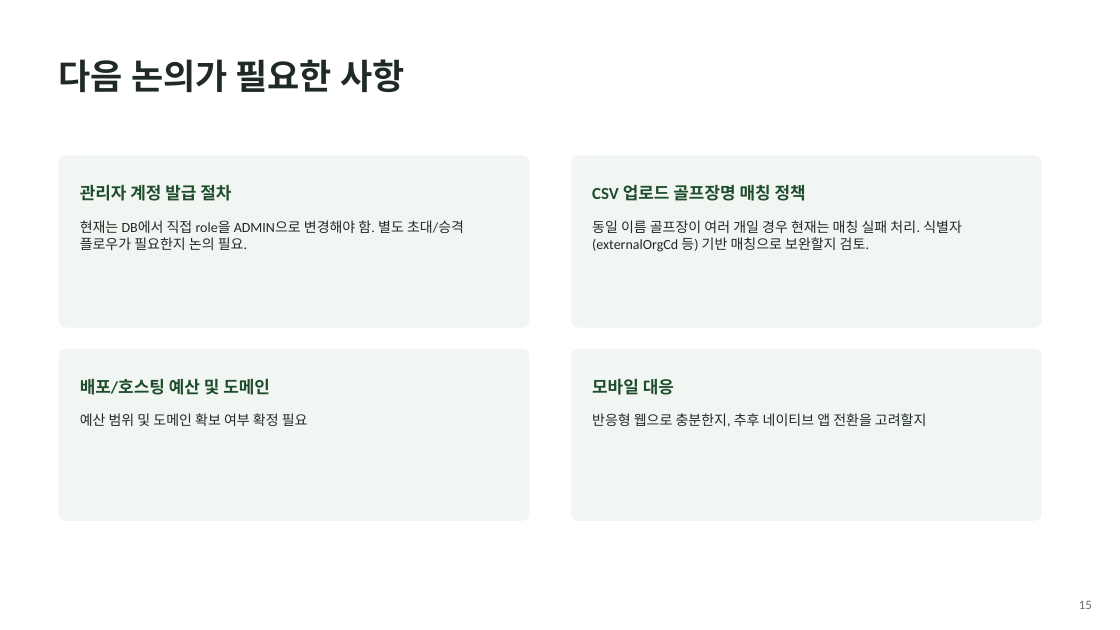
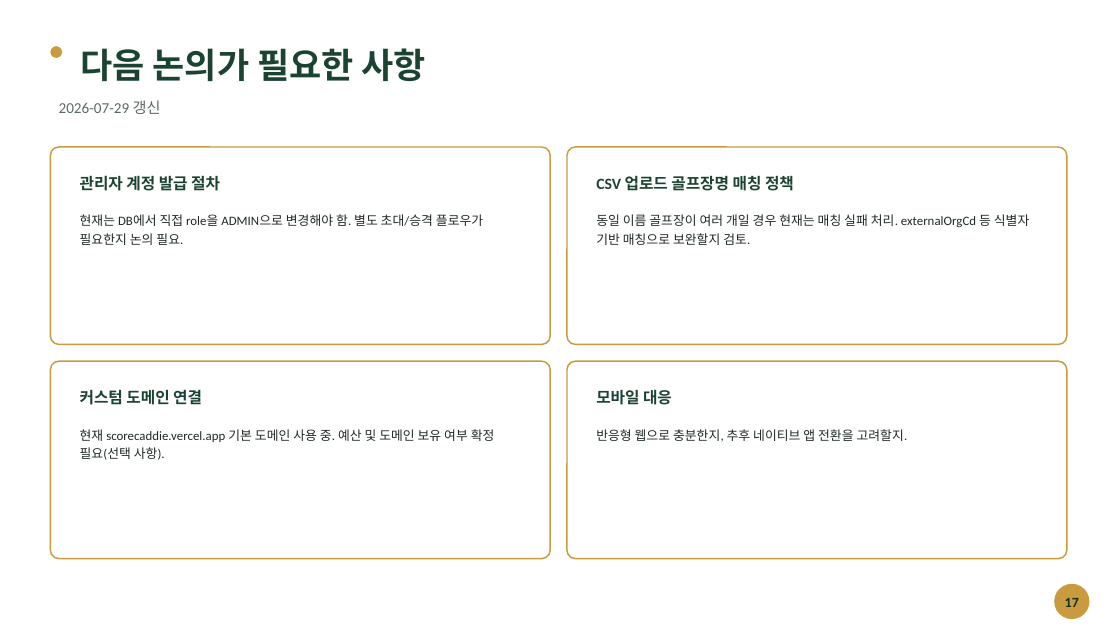
Before and after one commit to haekongpapa/scorecaddie, a slide deck: slide 17 of doc/ScoreCaddie_분석설계_요약.pptx (slide 15 before the commit). Drawn at 1120x630 pixels with LibreOffice and Linux fonts; fonts in the diff are those of the drawing. Boxes give left, top, right and bottom in pixels: in the first picture for what was removed or moved away, otherwise in the second. Text is boxed around its words. In the diff, an @@ line names an element or a change of style, - is before the commit and + after.

Commit message:
docs: 분석설계 PPT v5 전면 갱신 + pages.md/개발리스트.md 최신화
- doc/ScoreCaddie_분석설계_요약.pptx: v4(2026-07-16) 이후 2주간 반영 안 됐던
  변경사항 전체 반영해 v5로 재작성(18슬라이드, pptxgenjs로 새로 생성).
  관리자 화면 4종, 골프장 공공데이터 연동/지오코딩, Playwright e2e 8개 시나리오,
  Supabase+Vercel 배포, GolfCourseSyncLog 스키마, 카카오 로그인 삭제 등 반영.
  오늘(2026-07-29) 기능 개선 3건 전용 슬라이드 추가.
- doc/pages.md: 로그인/회원가입 화면의 카카오 소셜 로그인 설명이 실제로는
  2026-07-22에 삭제된 기능인데 그대로 남아있던 것을 정정. 7-1(스코어 등록)
  절에 콤보박스 전환 + 골프장 조회 조건(루프+영업상태) + initialCourseId
  안내 문구 반영.
- doc/개발리스트.md: 7-1/11 항목에 이번 세션 변경사항(콤보박스, 증분 동기화,
  로딩 오버레이) 반영.

검증: markitdown 콘텐츠 QA, pptx validate.py 통과, LibreOffice 렌더 18장 전체
육안 검수(오버플로우/겹침 없음, 최초 버전에 있던 이모지 렌더링 깨짐 이슈
발견해 전부 텍스트/숫자 배지로 교체).

```diff
--- a/doc/ScoreCaddie_분석설계_요약.pptx
+++ b/doc/ScoreCaddie_분석설계_요약.pptx
@@ ellipse added at [50, 46, 62, 58], fill #C99A3E @@
@@ text "다음 논의가 필요한 사항": place and size @@
-text "다음 논의가 필요한 사항" at [59, 59, 404, 92]
+text "다음 논의가 필요한 사항" at [80, 48, 426, 81]
@@ text "다음 논의가 필요한 사항" at [80, 48, 426, 81]: text colour #1F2A24 to #1B4332 @@
@@ text added at [59, 100, 161, 114], 13 pt, text #5C6B62 @@
+2026-07-29 갱신
@@ rounded rectangle: place and size @@
-rounded rectangle at [59, 155, 529, 328]
+rounded rectangle at [50, 147, 550, 344]
@@ rounded rectangle: place and size @@
-rounded rectangle at [571, 155, 1042, 328]
+rounded rectangle at [567, 147, 1067, 344]
@@ text "관리자 계정 발급 절차": place and size @@
-text "관리자 계정 발급 절차" at [80, 184, 231, 201]
+text "관리자 계정 발급 절차" at [80, 175, 220, 191]
@@ text "CSV 업로드 골프장명 매칭 정책": place and size @@
-text "CSV 업로드 골프장명 매칭 정책" at [592, 185, 806, 201]
+text "CSV 업로드 골프장명 매칭 정책" at [596, 175, 794, 191]
@@ text "현재는 DB에서 직접 role을 ADMIN으로 ..." at [80, 214, 483, 245]: size 12 to 11 pt; line spacing 1 to 1.2 @@
@@ text at [596, 214, 1029, 245]: text changed; size 12 to 11 pt @@
-동일 이름 골프장이 여러 개일 경우 현재는 매칭 실패 처리. 식별자(externalOrgCd 등) 기반 매칭으로 보완할지 검토.
+동일 이름 골프장이 여러 개일 경우 현재는 매칭 실패 처리. externalOrgCd 등 식별자 기반 매칭으로 보완할지 검토.
@@ rounded rectangle: place and size @@
-rounded rectangle at [59, 349, 529, 521]
+rounded rectangle at [50, 361, 550, 559]
@@ text at [80, 389, 202, 405]: text changed; size 14.5 to 13.5 pt; text colour #1F4D2C to #1B4332 @@
-배포/호스팅 예산 및 도메인
+커스텀 도메인 연결
@@ fill #F2F6F2 to #FFFFFF; outline none to #C99A3E 1.25 pt; proportions changed in 4 elements at [50, 147, 550, 344], [567, 147, 1067, 344], [50, 361, 550, 559], [567, 361, 1067, 559] @@
@@ rounded rectangle: place and size @@
-rounded rectangle at [571, 349, 1042, 521]
+rounded rectangle at [567, 361, 1067, 559]
@@ size 14.5 to 13.5 pt, text colour #1F4D2C to #1B4332 in 3 elements at [80, 175, 220, 191], [596, 175, 794, 191], [596, 389, 672, 405] @@
@@ text "모바일 대응": place and size @@
-text "모바일 대응" at [592, 379, 674, 395]
+text "모바일 대응" at [596, 389, 672, 405]
@@ text at [80, 429, 495, 460]: text changed; size 12 to 11 pt @@
-예산 범위 및 도메인 확보 여부 확정 필요
+현재 scorecaddie.vercel.app 기본 도메인 사용 중. 예산 및 도메인 보유 여부 확정 필요(선택 사항).
@@ text at [596, 429, 908, 442]: text changed; size 12 to 11 pt @@
-반응형 웹으로 충분한지, 추후 네이티브 앱 전환을 고려할지
+반응형 웹으로 충분한지, 추후 네이티브 앱 전환을 고려할지.
@@ ellipse added at [1054, 584, 1090, 619], fill #C99A3E @@
@@ text added at [1065, 598, 1079, 607], 12 pt, text #13301F, bold @@
+17
@@ text removed at [1079, 601, 1092, 609] @@
-15
```
Also in this commit, not shown: 11 other slides changed, 6 slides added, 4 slides removed, 2 other files.
